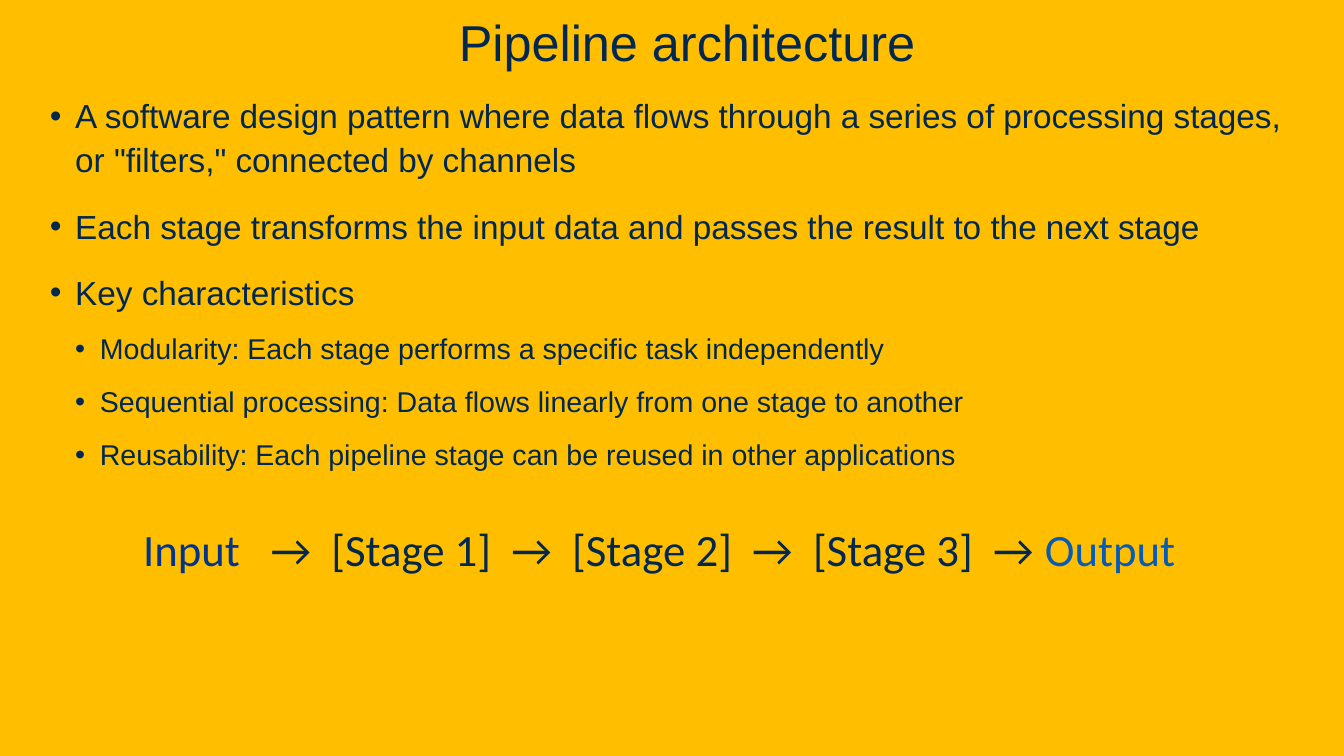
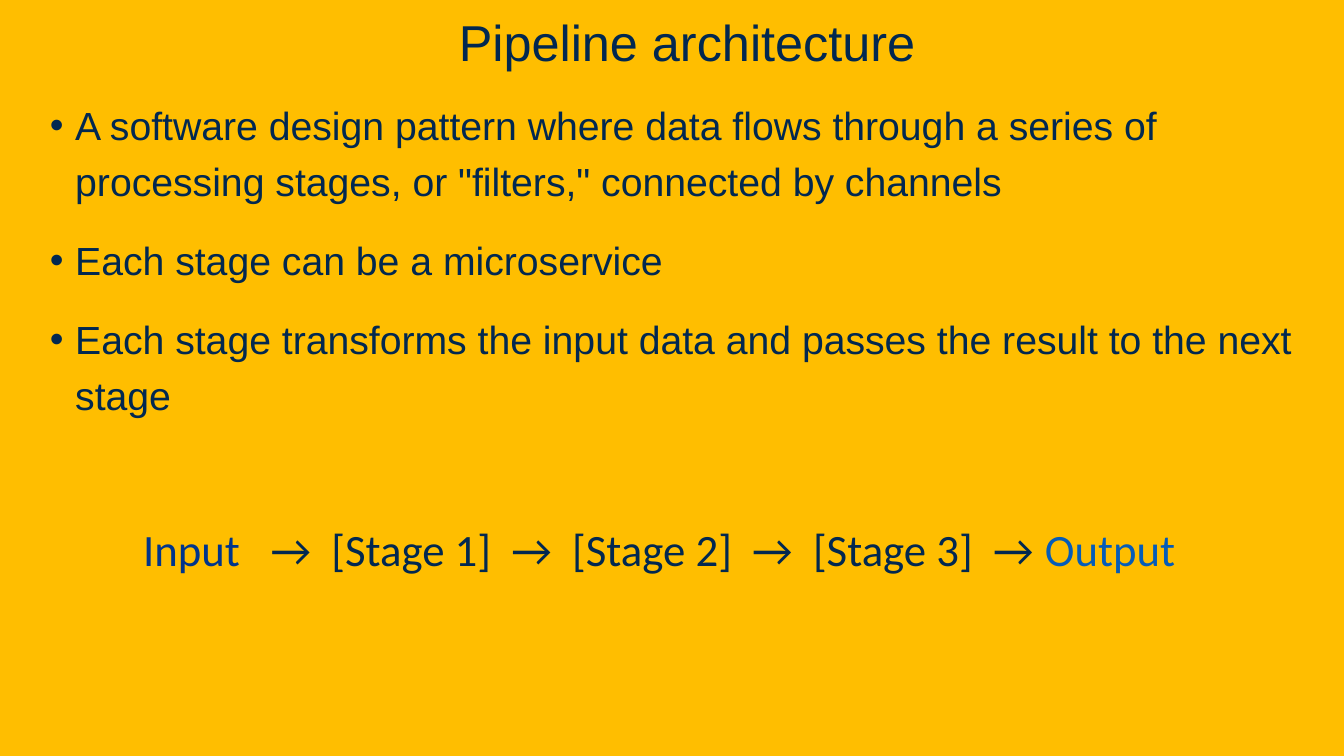
Before and after one commit to davsec-teaching/ECS160-Winter2025, a slide deck: slide 81 of slides/6_software_architecture.pptx (slide 53 before the commit). Drawn at 1344x756 pixels with LibreOffice and Linux fonts; fonts in the diff are those of the drawing; background and template pictures are left out. Boxes give left, top, right and bottom in pixels: in the first picture for what was removed or moved away, otherwise in the second. Text is boxed around its words. In the diff, an @@ line names an element or a change of style, - is before the commit and + after.

Commit message:
Update slide for software architecture

```diff
--- a/slides/6_software_architecture.pptx
+++ b/slides/6_software_architecture.pptx
@@ text at (x1=75, y1=111, x2=1292, y2=418): size 23.8 to 28 pt in "A software design pattern where data flows ...", "Each stage transforms the input data and ..."; line spacing 1.1 to 1.2 @@
@@ text at (x1=75, y1=246, x2=663, y2=283): paragraph added @@
+• Each stage can be a microservice
@@ text at (x1=75, y1=281, x2=963, y2=471): paragraphs removed @@
-• Key characteristics
-  • Modularity: Each stage performs a specific task independently
-  • Sequential processing: Data flows linearly from one stage to another
-  • Reusability: Each pipeline stage can be reused in other applications
```
Also in this commit, not shown: 12 other slides changed, 40 slides added, 3 slides removed.
